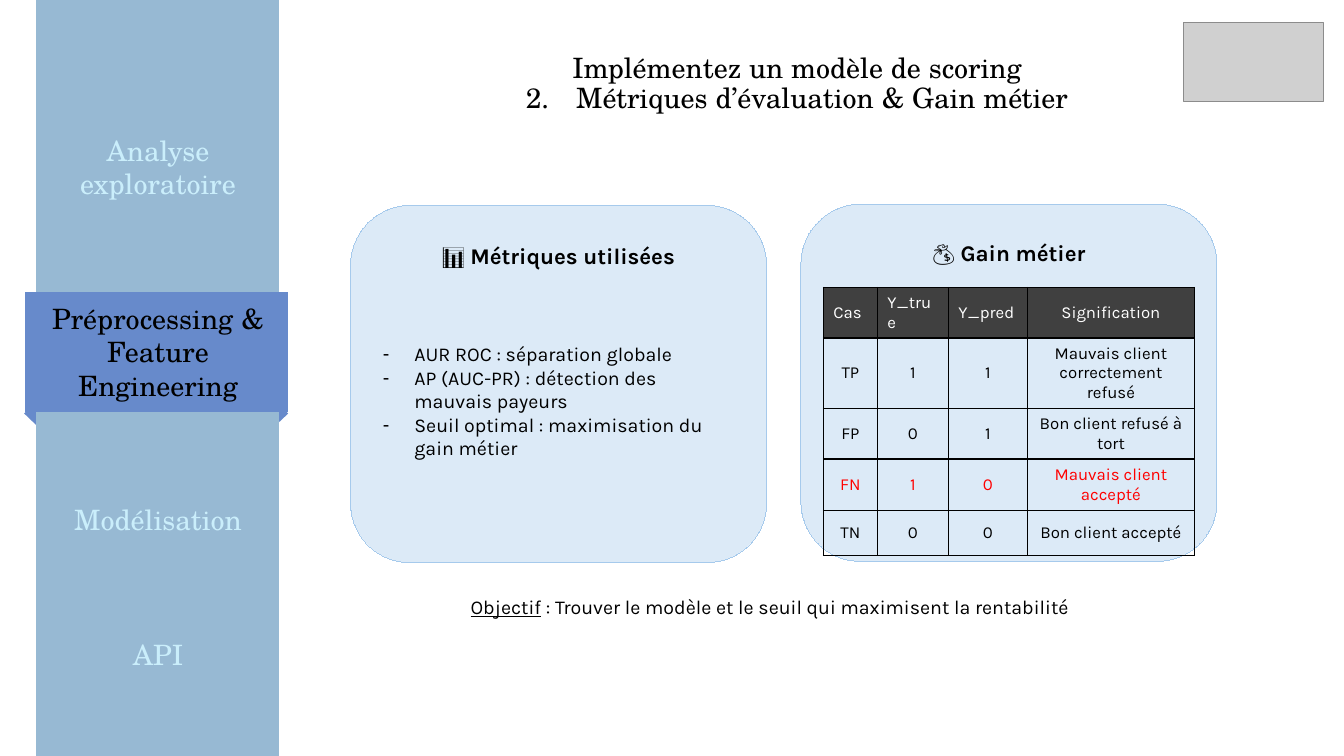
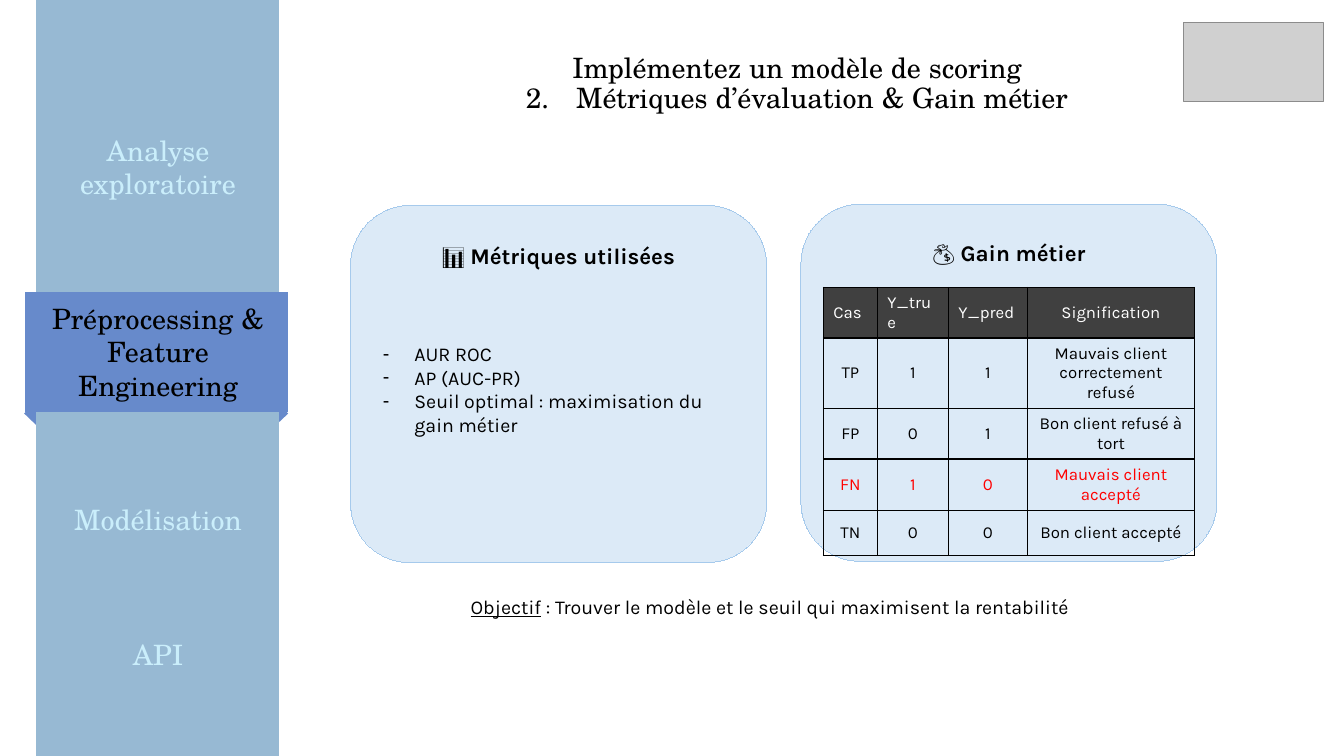
Before and after one commit to MargauxDupeyron/OC-P7-Implementez-un-modele-de-scoring, a slide deck: slide 14 of reports/Soutenance_Projet_7.pptx. Drawn at 1344x756 pixels with LibreOffice and Linux fonts; fonts in the diff are those of the drawing; grey boxes stand for pictures; background and template pictures are left out. Boxes give left, top, right and bottom in pixels: in the first picture for what was removed or moved away, otherwise in the second. Text is boxed around its words. In the diff, an @@ line names an element or a change of style, - is before the commit and + after.

```diff
--- a/reports/Soutenance_Projet_7.pptx
+++ b/reports/Soutenance_Projet_7.pptx
@@ text at box(414, 348, 521, 387): text changed @@
-– AUR ROC : séparation globale
-– AP (AUC-PR) : détection des mauvais payeurs
+– AUR ROC
+– AP (AUC-PR)
```
Also in this commit, not shown: 11 other slides changed, 2 slides added, 1 other file.
